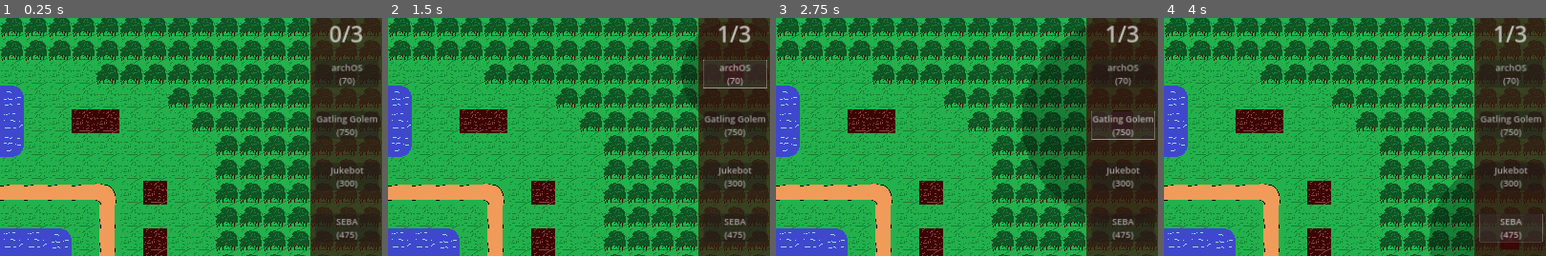
Above: before the commit, frames 1-4 (left to right).
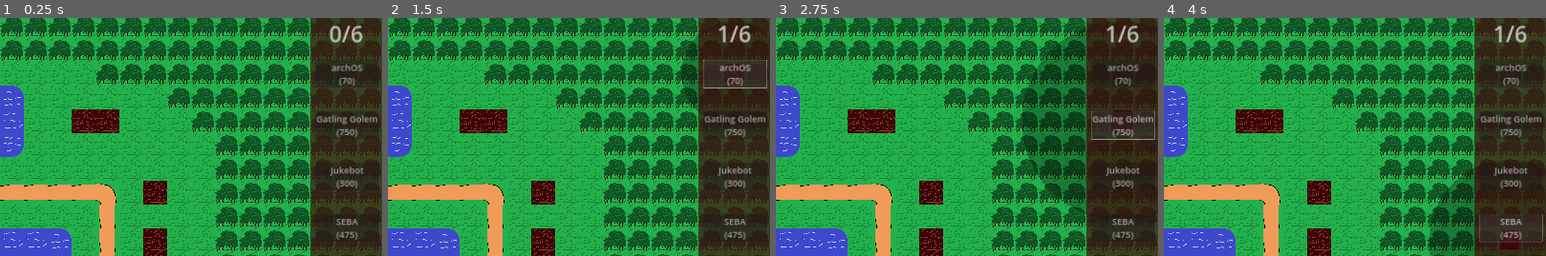
Above: after the commit, the same moments.

Repository: DominickEmu/robot-tower-defense
Game: Godot game, scene res://World/Level/level_0.tscn
Same seed, same stepped clock (60 frames per second), same inputs: the game is played once before the commit and once after it. The engine's default icon, where the game draws it, is replaced by a stand-in: a white triangle on a blue panel in a dark square.
Inputs (mouse positions are % of the whole screen's width and height, from its top left):
- Up to frame 1 (0.25 s): no input
- Up to frame 2 (1.5 s): click (7, 12) at 0.5 s; click "archOS (70)" at 1.25 s
- Up to frame 3 (2.75 s): click "Gatling Golem (750)" at 2 s
- Up to frame 4 (4 s): click "Jukebot (300)" at 2.75 s; click "SEBA (475)" at 3.5 s
The pictures show only the part of the screen within x 50-100%, y 1-51%; the shares and areas given below are measured in that part.

The runs differ from the first frame. In frame 1, 0.1% of the frame differs, in the area x 92-95%, y 3-11%; in frame 2, 0.1%; in frame 3, 0.1%; in frame 4, 0.1%.

Commit message:
Final Polish

Diff:
--- a/World/Level/level_0.tscn
+++ b/World/Level/level_0.tscn
@@ -197,6 +197,27 @@
 enemy = ExtResource("19_hgx1g")
 amount = 50
 spacing = 0.1
+next_wave = true
+
+[sub_resource type="Resource" id="Resource_nr4sa"]
+script = ExtResource("5_wd6mu")
+enemy = ExtResource("19_llbvc")
+amount = 200
+spacing = 0.05
+next_wave = false
+
+[sub_resource type="Resource" id="Resource_71nss"]
+script = ExtResource("5_wd6mu")
+enemy = ExtResource("19_hgx1g")
+amount = 0
+spacing = 3.0
+next_wave = false
+
+[sub_resource type="Resource" id="Resource_mq0oh"]
+script = ExtResource("5_wd6mu")
+enemy = ExtResource("19_hgx1g")
+amount = 100
+spacing = 0.05
 next_wave = false
 
 [node name="Level0" type="Node2D"]
@@ -470,6 +491,18 @@
 position = Vector2(-158, 310)
 wave_array = Array[ExtResource("5_wd6mu")]([SubResource("Resource_wuipe"), SubResource("Resource_2l8h3")])
 
+[node name="Wave4" parent="Spawners" instance=ExtResource("3_7qkxn")]
+position = Vector2(-158, 310)
+wave_array = Array[ExtResource("5_wd6mu")]([SubResource("Resource_wuipe"), SubResource("Resource_2l8h3")])
+
+[node name="Wave5" parent="Spawners" instance=ExtResource("3_7qkxn")]
+position = Vector2(-158, 310)
+wave_array = Array[ExtResource("5_wd6mu")]([SubResource("Resource_wuipe"), SubResource("Resource_2l8h3")])
+
+[node name="Wave6" parent="Spawners" instance=ExtResource("3_7qkxn")]
+position = Vector2(-164, 312)
+wave_array = Array[ExtResource("5_wd6mu")]([SubResource("Resource_nr4sa"), SubResource("Resource_71nss"), SubResource("Resource_mq0oh")])
+
 [node name="Enemies" type="Node2D" parent="." groups=["Enemies"]]
 
 [node name="Towers" type="Node2D" parent="." groups=["Towers"]]
Not shown: 1 places in World/Level/level_0.tscn that only renumber resources
